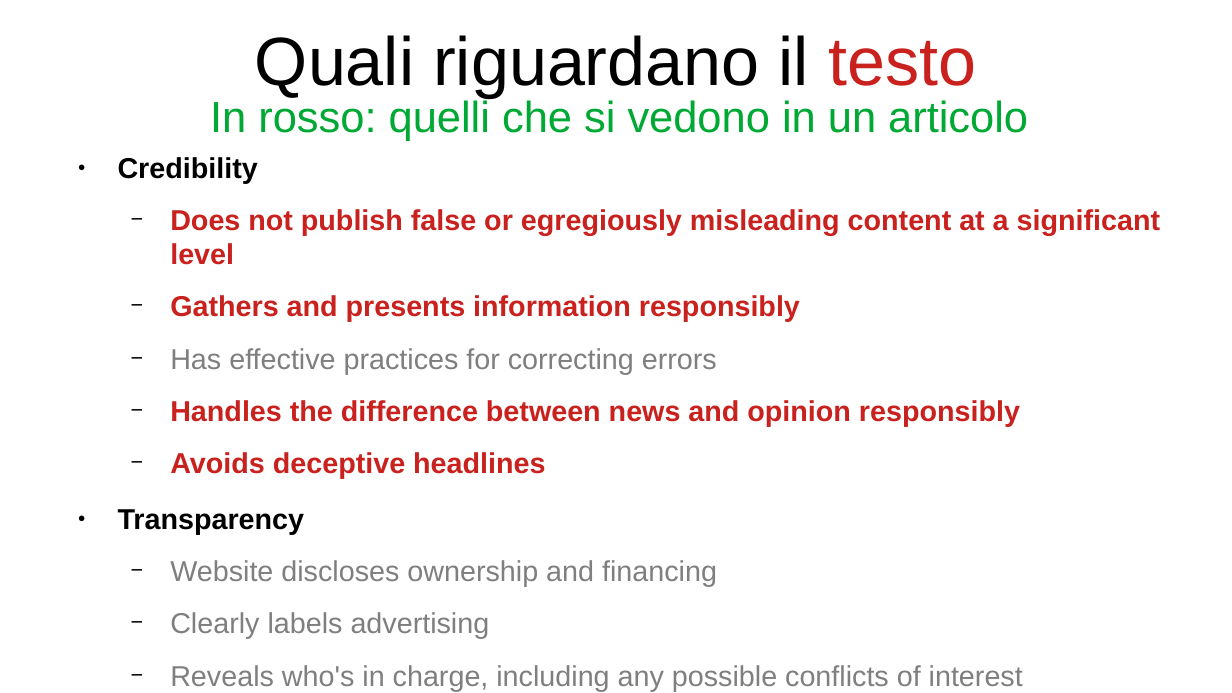
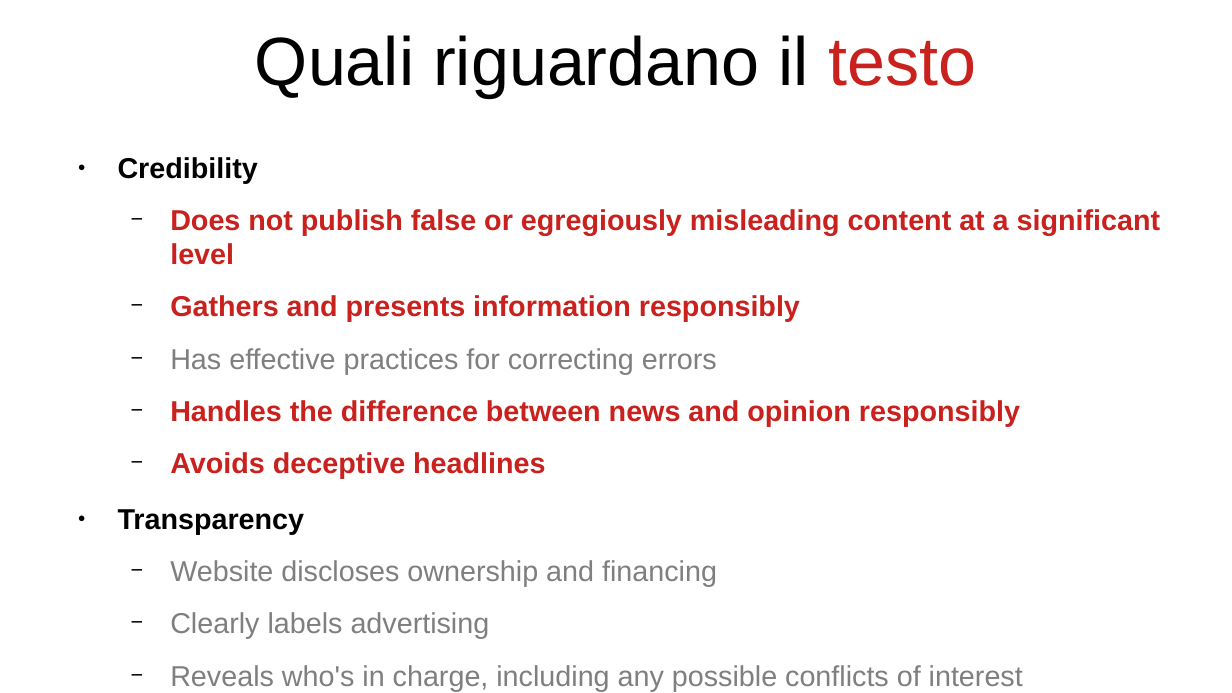
Before and after one commit to bianchi-john/PublisherClassification, a slide deck: slide 2 of Presentazioni/Stato finale/FinalState.odp. Drawn at 1232x693 pixels with LibreOffice and Linux fonts; fonts in the diff are those of the drawing. Boxes give left, top, right and bottom in pixels: in the first picture for what was removed or moved away, otherwise in the second. Text is boxed around its words. In the diff, an @@ line names an element or a change of style, - is before the commit and + after.

```diff
--- a/Presentazioni/Stato finale/FinalState.odp
+++ b/Presentazioni/Stato finale/FinalState.odp
@@ title removed at <box>210,97,1028,141</box> @@
-In rosso: quelli che si vedono in un articolo
```
Also in this commit, not shown: 3 other slides changed, 2 slides added, 7 slides removed, 1 other file.
